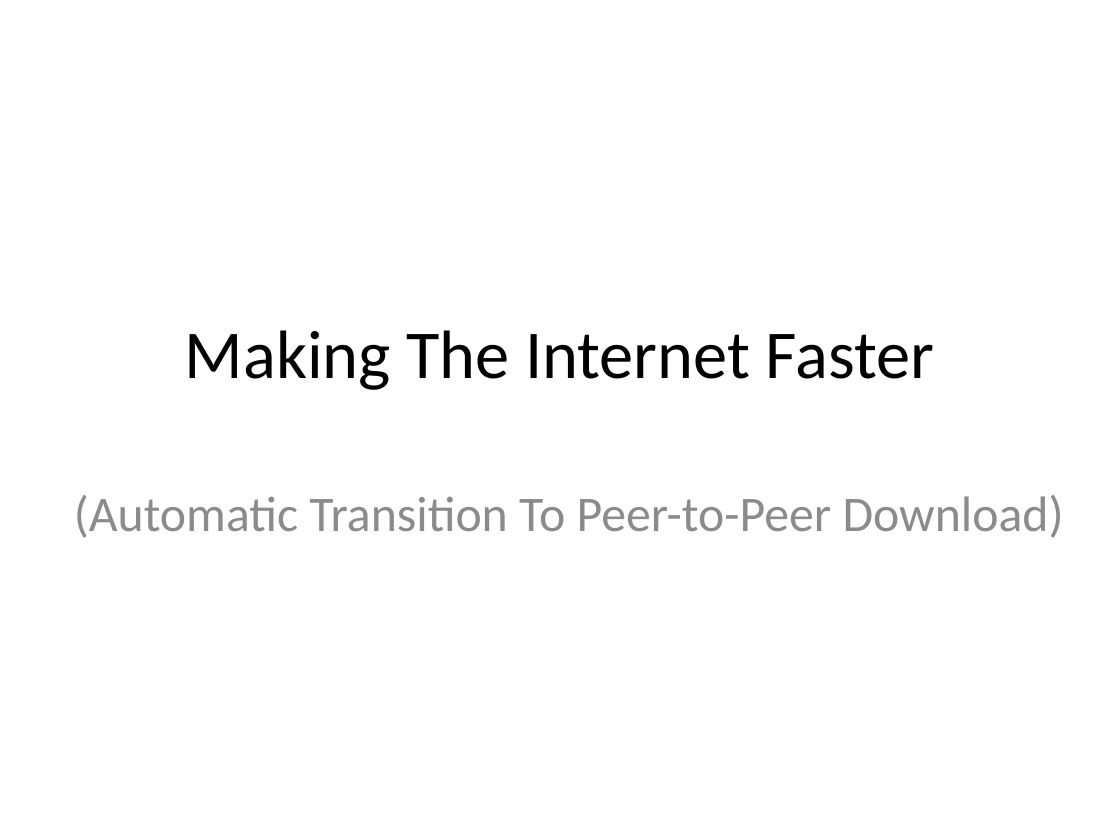
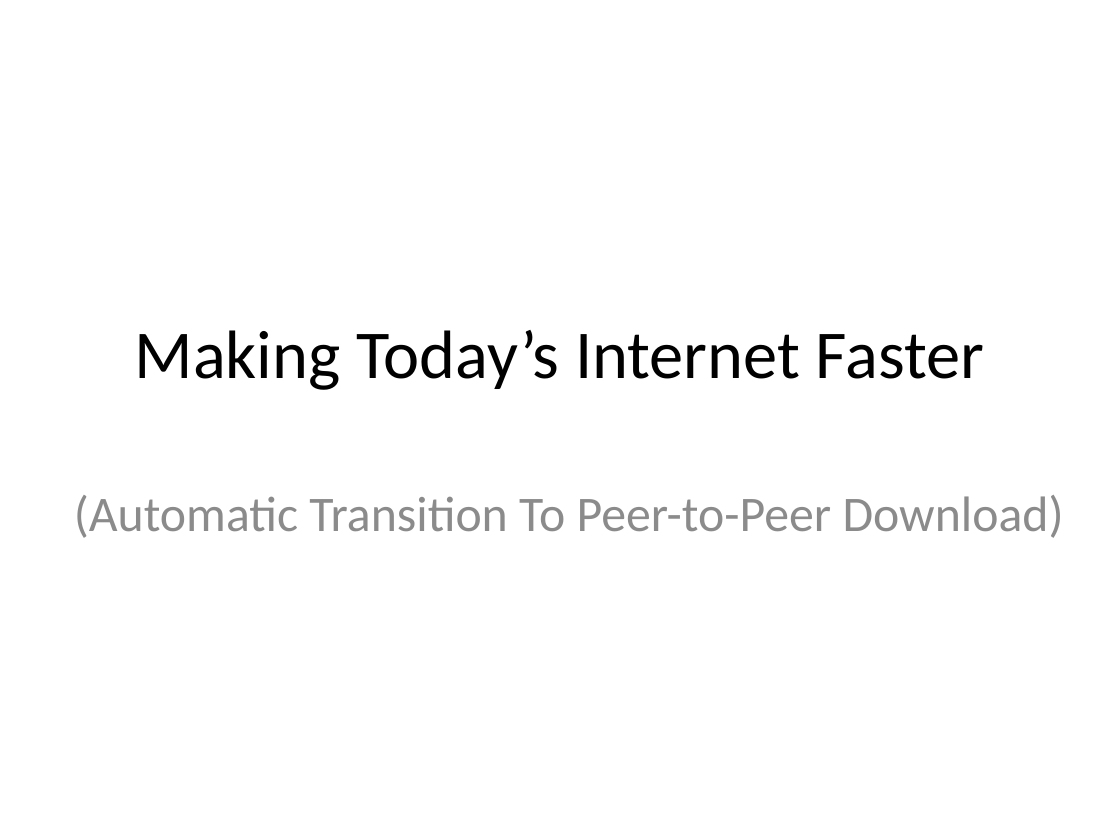
Before and after one commit to rdp/p2pwebclient, a slide deck: slide 1 of thesis_presentation/How to Make the Internet Faster.pptx. Drawn at 1120x840 pixels with LibreOffice and Linux fonts; fonts in the diff are those of the drawing. Boxes give left, top, right and bottom in pixels: in the first picture for what was removed or moved away, otherwise in the second. Text is boxed around its words. In the diff, an @@ line names an element or a change of style, - is before the commit and + after.

Commit message:
minor

```diff
--- a/thesis_presentation/How to Make the Internet Faster.pptx
+++ b/thesis_presentation/How to Make the Internet Faster.pptx
@@ title at [135, 330, 984, 390]: text changed @@
-Making The Internet Faster
+Making Today’s Internet Faster
```
Also in this commit, not shown: 5 other slides changed.
